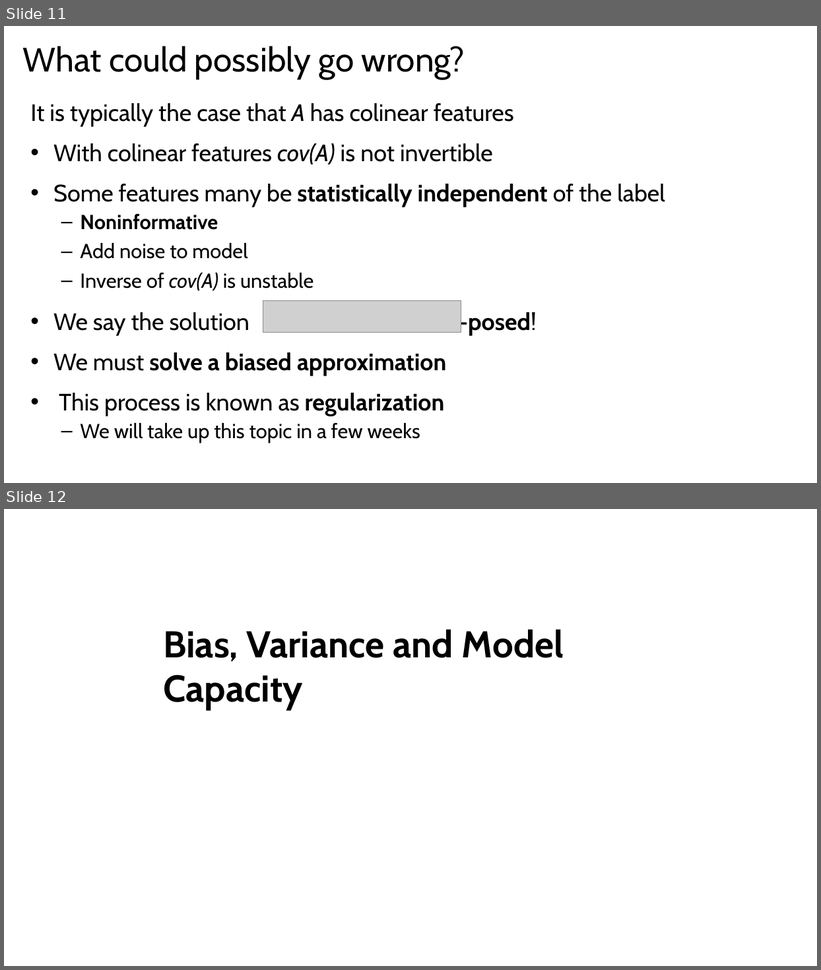
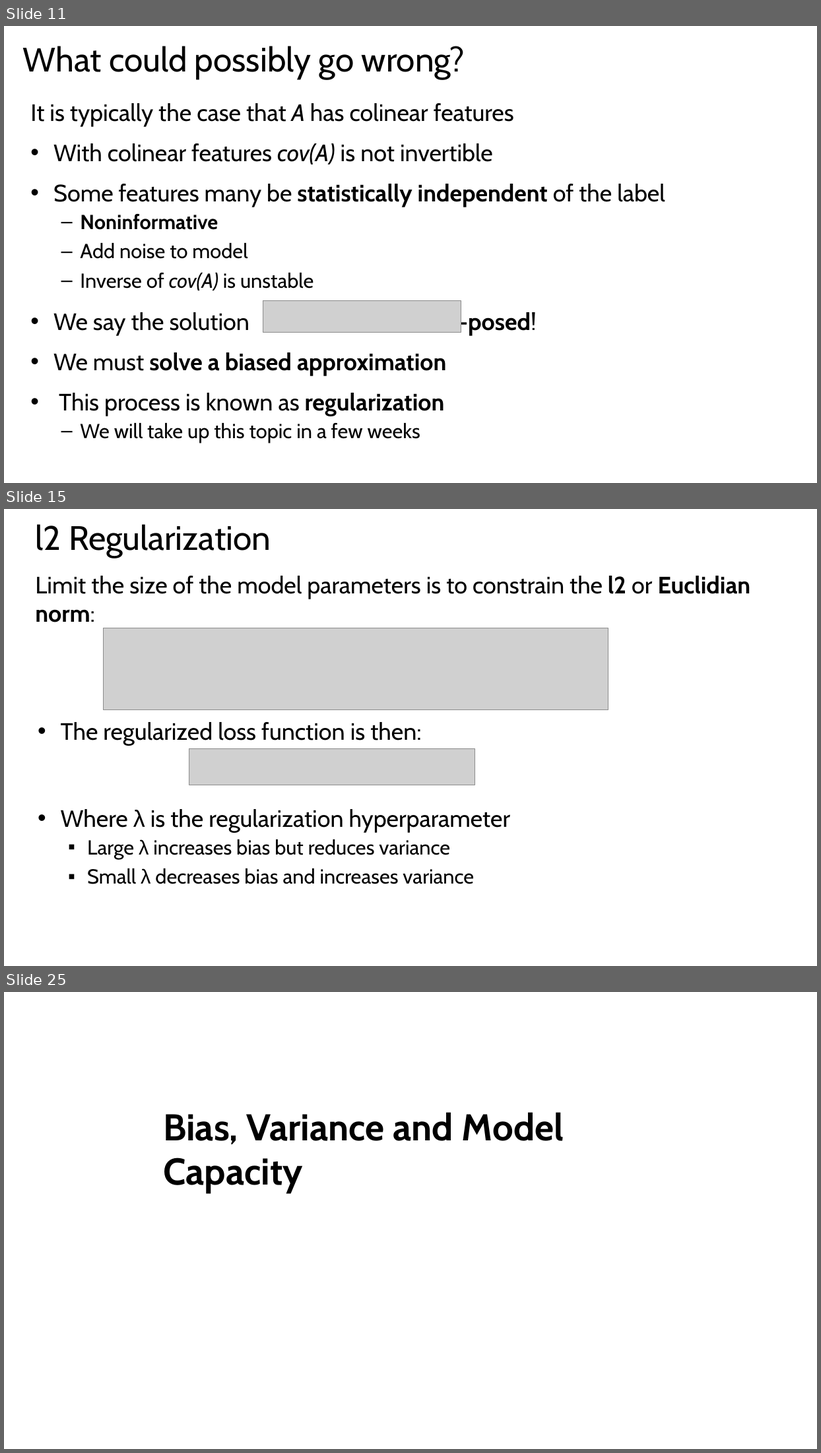
Before and after one commit to StephenElston/CSCI-E25, a slide deck: Slides/OldSlides/4_MachineLearningForCV.pptx. Shown one above the other, each under a label of ours: slides 11 and 12 before the commit, slides 11, 15 and 25 after it; the slides between them are not shown. The pictures are 821x970 and 821x1453 pixels, drawn with LibreOffice and Linux fonts; fonts in the diff are those of the drawing; grey boxes stand for pictures. Boxes give left, top, right and bottom in pixels: in the first picture for what was removed or moved away, otherwise in the second. Text is boxed around its words. In the diff, an @@ line names an element or a change of style, - is before the commit and + after.

```diff
--- a/Slides/OldSlides/4_MachineLearningForCV.pptx
+++ b/Slides/OldSlides/4_MachineLearningForCV.pptx
@@ slide 15 added at <box>4,509,817,966</box>, background #FFFFFF @@
@@ title added at <box>36,524,271,557</box>, 40 pt, text #000000 @@
+l2 Regularization
@@ text added at <box>35,576,751,623</box>, 28 pt, text #000000 @@
+Limit the size of the model parameters is to constrain the l2 or Euclidian norm:
@@ picture added at <box>103,628,609,710</box> @@
@@ text added at <box>61,722,421,746</box>, 28 pt, text #000000 @@
+• The regularized loss function is then:
@@ picture added at <box>189,749,475,786</box> @@
@@ text added at <box>61,809,510,885</box>, 24 pt, text #000000 @@
+• Where λ is the regularization hyperparameter
+  ▪ Large λ increases bias but reduces variance
+  ▪ Small λ decreases bias and increases variance
@@ what was slide 12 is now slide 25 @@
```
Also in this commit, not shown: 12 other slides added.
